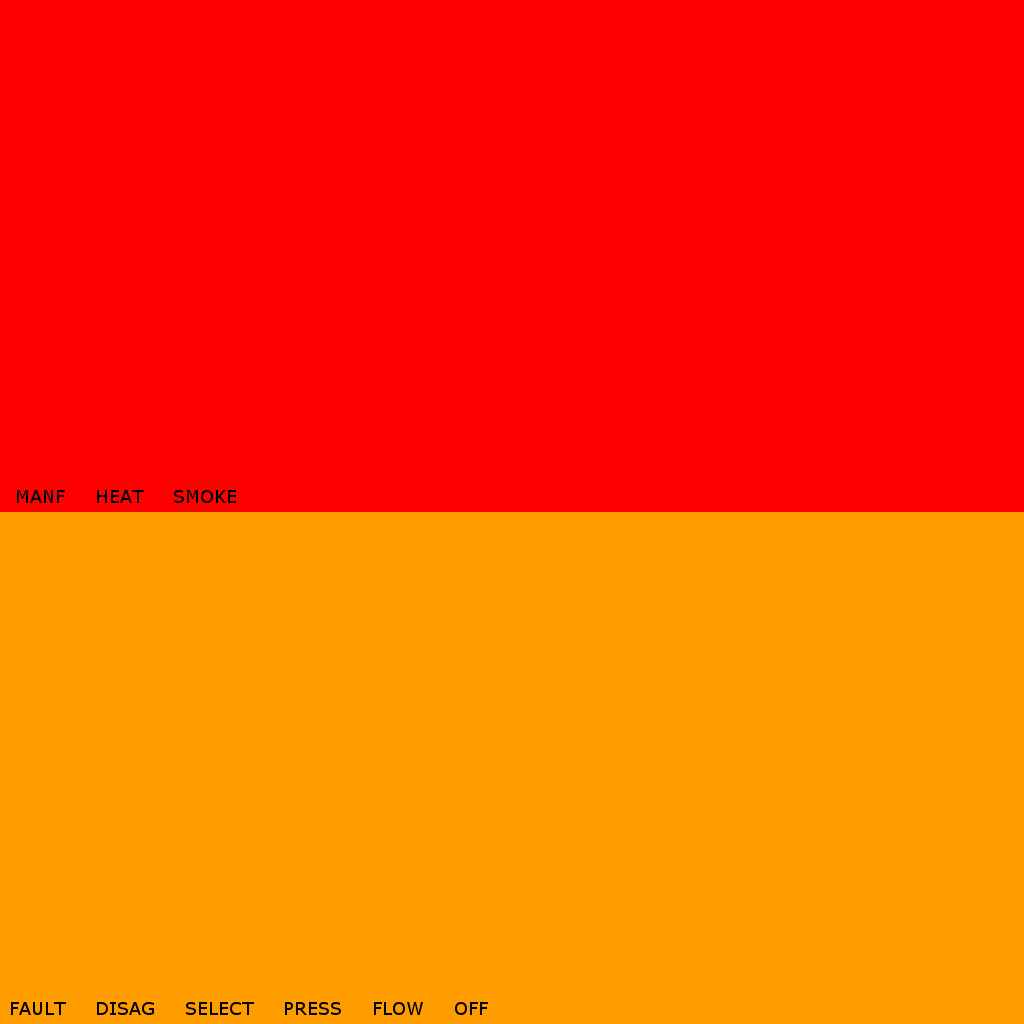
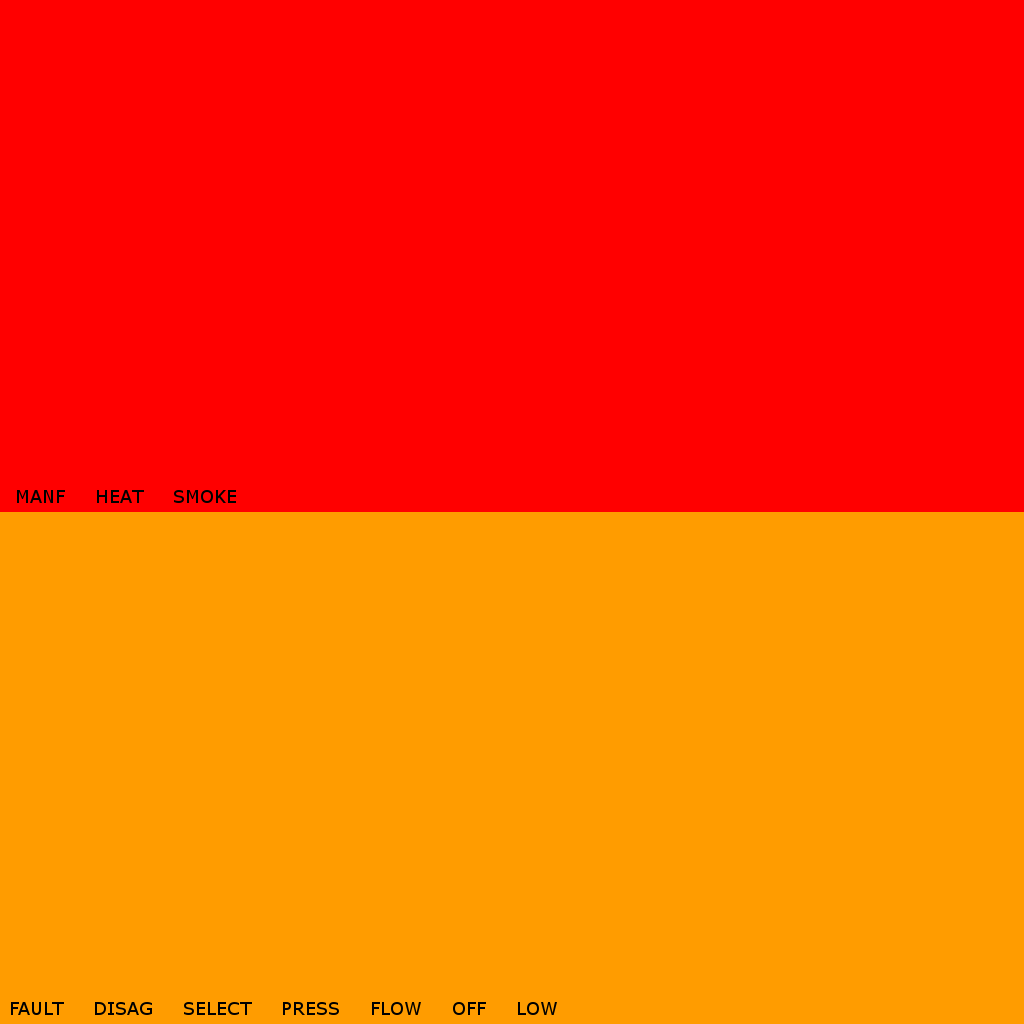
Before/after of a 1024 x 1024 layered artwork. What changed in the layer stack:
painted on "FAULT DISAG SELECT ..." over [18, 1002, 557, 1015]
